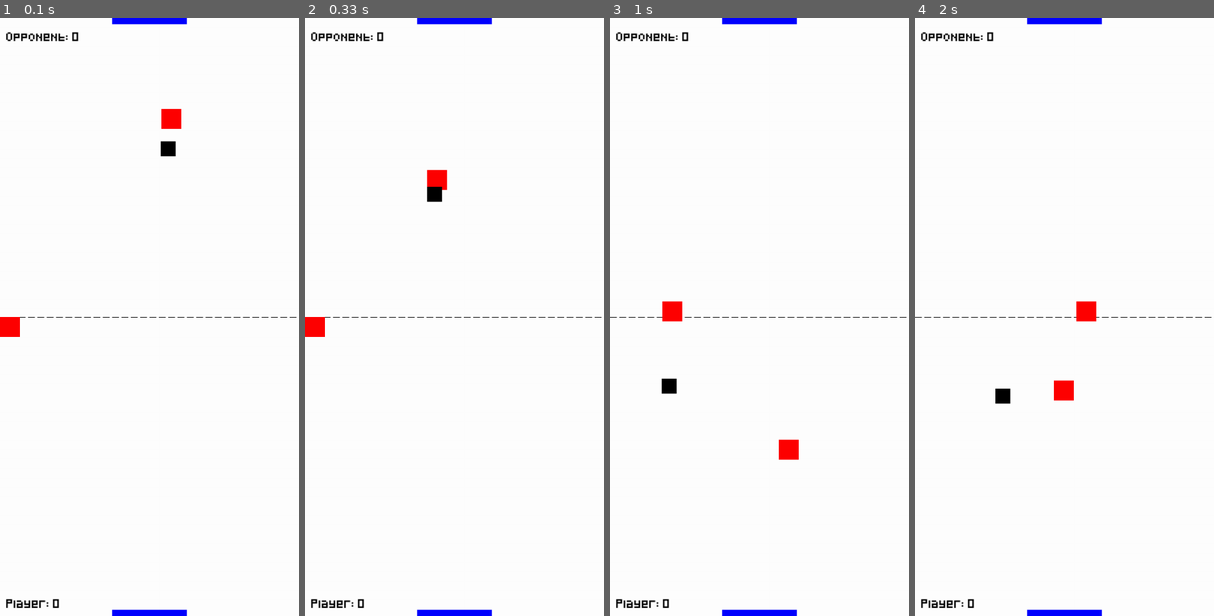
Above: before the commit, frames 1-4 (left to right).
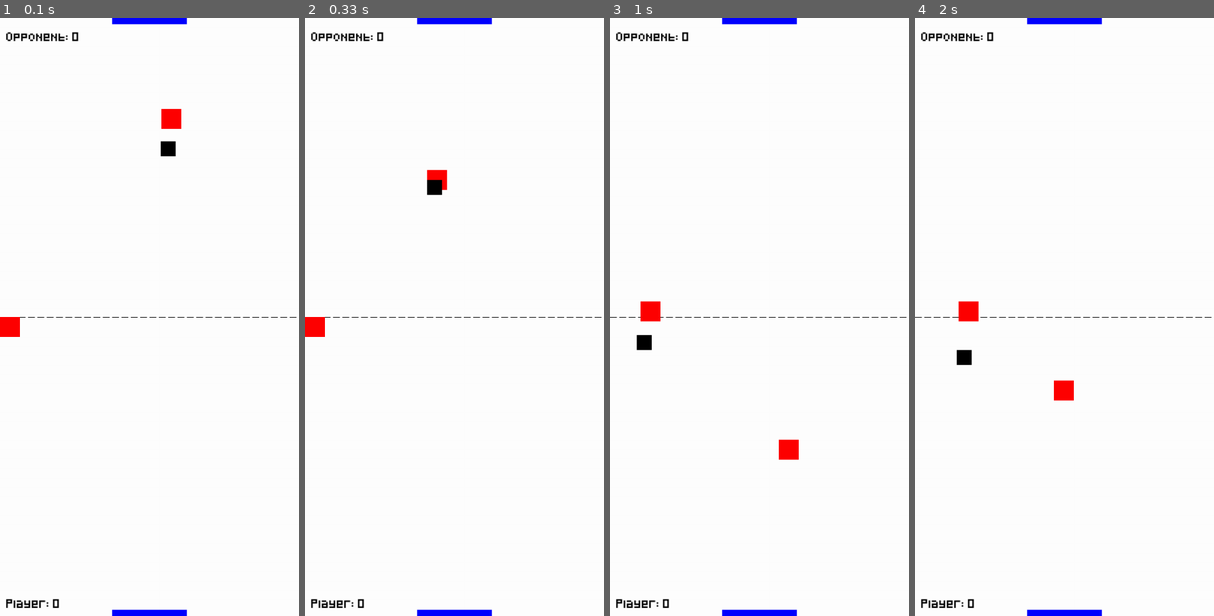
Above: after the commit, the same moments.

Repository: nintanuki/pygame-air-hockey
Game: pygame game, started from main.py
Same seed, same stepped clock (60 frames per second), same inputs: the game is played once before the commit and once after it.
Inputs (mouse positions are in pixels of both pictures, inside the frame that each line leads up to):
- Up to frame 1 (0.1 s): no input
- Up to frame 2 (0.33 s): no input
- Up to frame 3 (1 s): click (759, 317) at 0.38 s; click (789, 448) at 0.72 s
- Up to frame 4 (2 s): click (1172, 526) at 1.05 s; click (1049, 472) at 1.38 s; click (1064, 388) at 1.72 s

Frame 1 is identical in both runs. In frame 2, 0.1% of the frame differs, in the area x 40-46%, y 27-31%; in frame 3, 0.7%; in frame 4, 0.8%, in the area x 13-61%, y 47-65%.

Commit message:
Fix inertia

Diff:
--- a/main.py
+++ b/main.py
@@ -47,19 +47,14 @@
         # Constrain the puck to the screen
         if self.puck.top <= 0 or self.puck.bottom >= SCREEN_HEIGHT:
             self.puck_speed_y *= -1
-            self.apply_inertia()
-            # self.audio.channel_1.play(self.audio.plob_sound)
         if self.puck.left <= 0 or self.puck.right >= SCREEN_WIDTH:
             self.puck_speed_x *= -1
-            self.apply_inertia()
-            # self.audio.channel_1.play(self.audio.plob_sound)
 
         # Handling collisions with the player
         if self.puck.colliderect(self.player):
             self.puck_speed_x *= -1
             self.puck_speed_y *= -1
             self.increase_speed()
-            # self.audio.channel_1.play(self.audio.plob_sound)
 
         # Handling collisions with opponent
         if self.puck.colliderect(self.opponent) and self.collision_cooldown == 0:
@@ -67,13 +62,10 @@
             self.puck_speed_y *= -1
             self.increase_speed()
             self.collision_cooldown = 50  # Frames before another collision is detected
-            # self.audio.channel_1.play(self.audio.plob_sound)
-
-    def apply_inertia(self):
-        """Apply inertia to the puck to slow it down."""
-        self.puck_speed_x *= 0.99
-        self.puck_speed_y *= 0.99
-        # self.limit_speed()
+
+        # Apply friction
+        self.puck_speed_x *= 0.995
+        self.puck_speed_y *= 0.995
 
     def increase_speed(self):
         """Increase the puck speed when hit."""
@@ -83,15 +75,11 @@
 
     def limit_speed(self):
         """Cap the puck speed."""
-        if self.puck_speed_x > MAX_SPEED:
-            self.puck_speed_x = MAX_SPEED
-        elif self.puck_speed_x < -MAX_SPEED:
-            self.puck_speed_x = -MAX_SPEED
-
-        if self.puck_speed_y > MAX_SPEED:
-            self.puck_speed_y = MAX_SPEED
-        elif self.puck_speed_y < -MAX_SPEED:
-            self.puck_speed_y = -MAX_SPEED
+        speed = (self.puck_speed_x ** 2 + self.puck_speed_y ** 2) ** 0.5
+        if speed > MAX_SPEED:
+            scale = MAX_SPEED / speed
+            self.puck_speed_x *= scale
+            self.puck_speed_y *= scale
 
     def opponent_movement(self):
         """Move the opponent towards the puck."""
